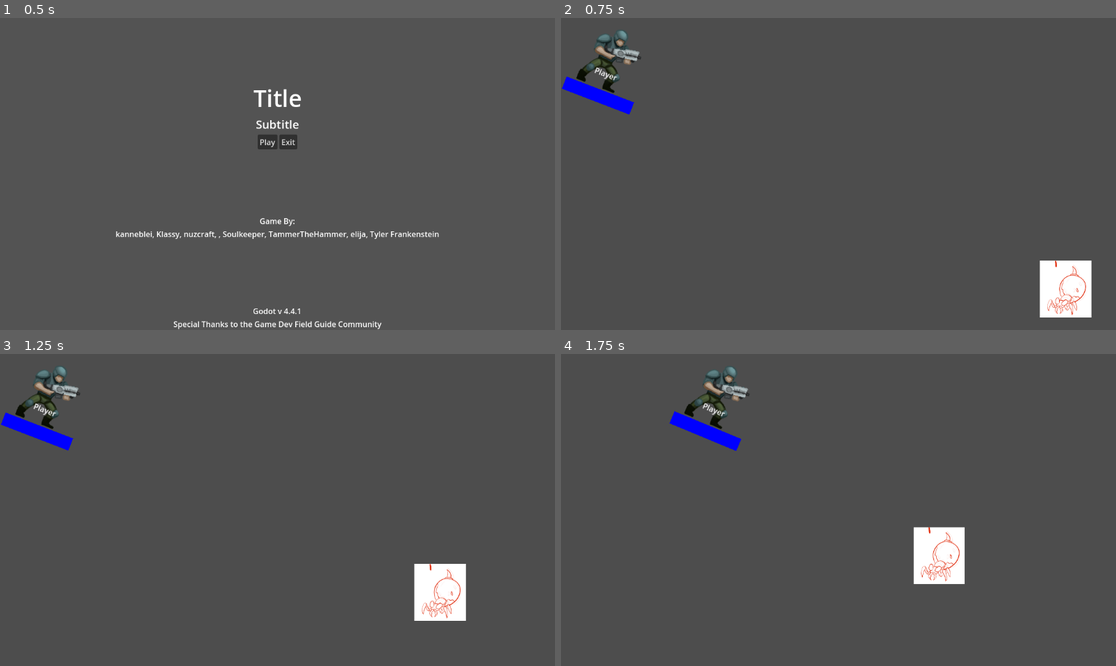
Above: before the commit, frames 1-4 (two rows, left to right).
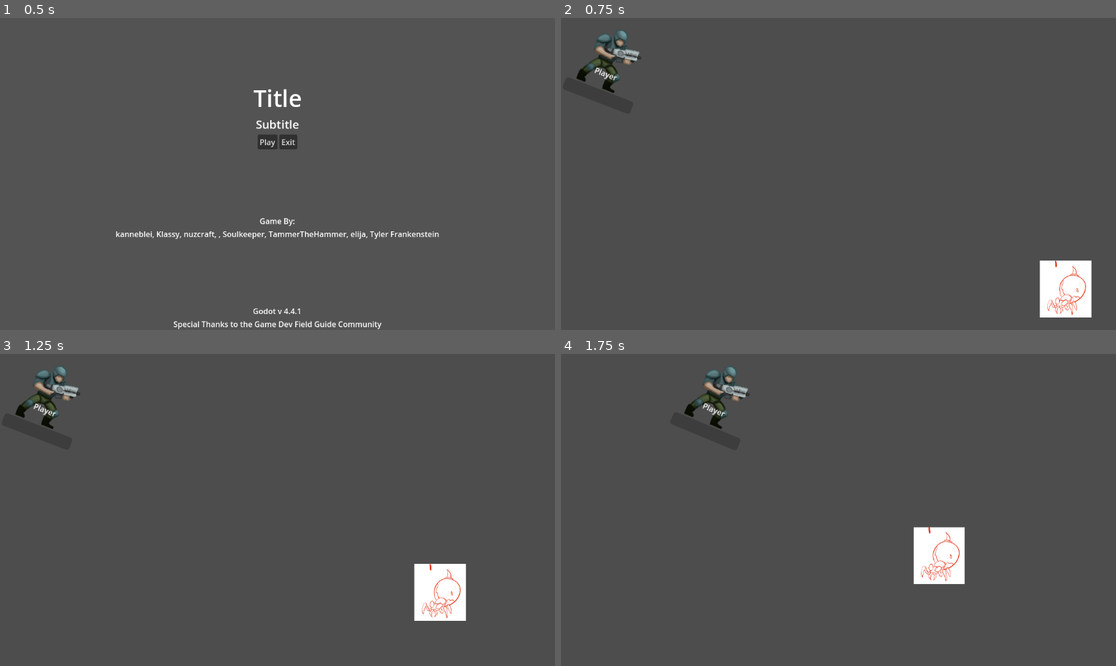
Above: after the commit, the same moments.

Repository: nuzcraft/gdfg-team-4
Game: Godot game, scene res://scenes/title.tscn
Two runs of this game, one before a commit and one after it. Both use one fixed random seed, a clock stepped at 60 frames per second and the inputs below.
Inputs (mouse positions are in pixels of both pictures, inside the frame that each line leads up to):
- Up to frame 1 (0.5 s): no input
- Up to frame 2 (0.75 s): click "Play" at 0.5 s
- Up to frame 3 (1.25 s): no input
- Up to frame 4 (1.75 s): move the mouse to (960, 494) at 1.27 s; hold D (right) from 1.28 s (still down)

Frame 1 is identical in both runs. In frame 2, 0.6% of the frame differs, in the area x 0-14%, y 18-31%; in frame 3, 0.6%; in frame 4, 0.6%.

Commit message:
refactors health_bar color

Diff:
--- a/scenes/health_bar.gd
+++ b/scenes/health_bar.gd
@@ -3,9 +3,15 @@
 
 const RED = Color(1,0,0)
 const BLUE = Color(0,0,1)
-@export var is_enemy: bool = false
+@export var is_player: bool = false:
+	set(value):
+		if value:
+			sb.bg_color = BLUE
+		else:
+			sb.bg_color = RED
 
 @onready var bar: ProgressBar = $Bar
+var sb = StyleBoxFlat.new()
 
 @export var max_health: int = 100:
 	set(value):
@@ -21,11 +27,5 @@
 func _ready() -> void:
 	bar.show_percentage = false
 	bar.min_value = 0
-	bar.max_value = max_health
-	var sb = StyleBoxFlat.new()
-	if is_enemy:
-		sb.bg_color = RED
-	else:
-		sb.bg_color = BLUE
+	sb.bg_color = RED
 	bar.add_theme_stylebox_override('fill', sb)
-	bar.value = _health
